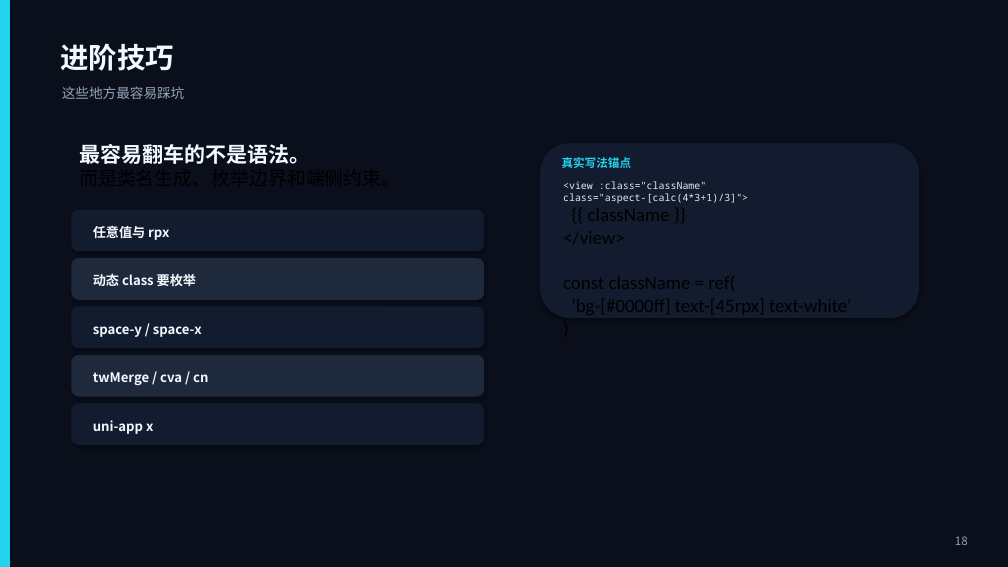
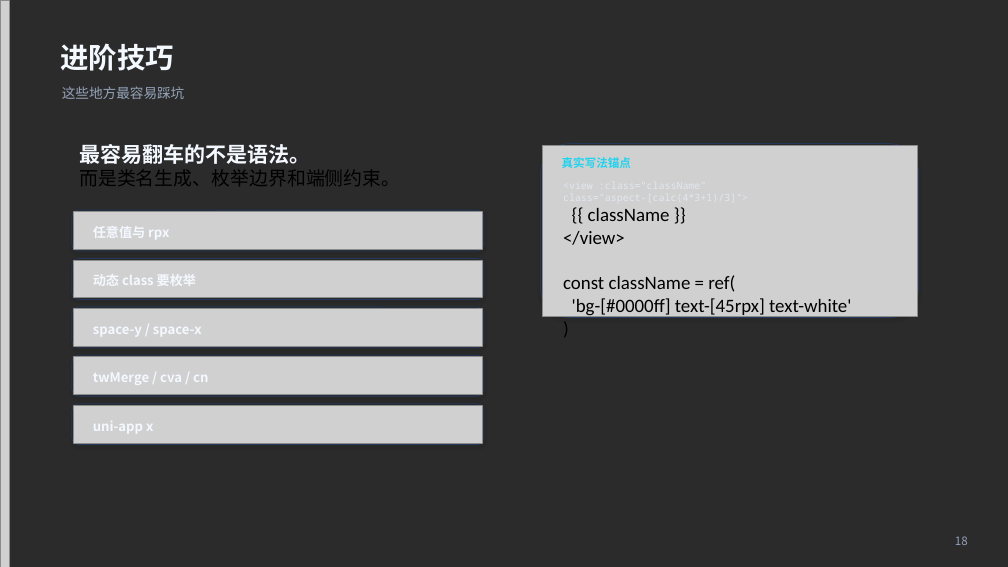
Before and after one commit to sonofmagic/weapp-tailwindcss, a slide deck: slide 18 of talk/2026-04-02-live/2026-04-02-live-deck.pptx. Drawn at 1008x567 pixels with LibreOffice and Linux fonts; fonts in the diff are those of the drawing; grey boxes stand for pictures; background and template pictures are left out; a plain dark background stands for a picture behind light text. Boxes give left, top, right and bottom in pixels: in the first picture for what was removed or moved away, otherwise in the second. Text is boxed around its words. In the diff, an @@ line names an element or a change of style, - is before the commit and + after.

```diff
--- a/talk/2026-04-02-live/2026-04-02-live-deck.pptx
+++ b/talk/2026-04-02-live/2026-04-02-live-deck.pptx
@@ background #0A0F1B to picture (left out) @@
@@ rectangle removed at (0,0,9,567) @@
@@ picture added at (0,0,9,567) @@
@@ picture added at (542,145,917,316) @@
@@ picture added at (73,212,482,250) @@
@@ rounded rectangle at (72,259,484,299): fill #1E293B to none; outline #1E293B 0.75 pt to #24385C 0.75 pt @@
@@ picture added at (73,260,482,298) @@
@@ picture added at (73,309,482,346) @@
@@ rounded rectangle at (72,355,484,396): fill #1E293B to none; outline #1E293B 0.75 pt to #24385C 0.75 pt @@
@@ picture added at (73,357,482,395) @@
@@ fill #131C2E to none; outline #131C2E 0.75 pt to #24385C 0.75 pt in 4 elements at (541,144,919,318), (72,210,484,251), (72,307,484,348), (72,404,484,445) @@
@@ picture added at (73,405,482,443) @@
```
Also in this commit, not shown: 19 other slides changed, 5 other files.
